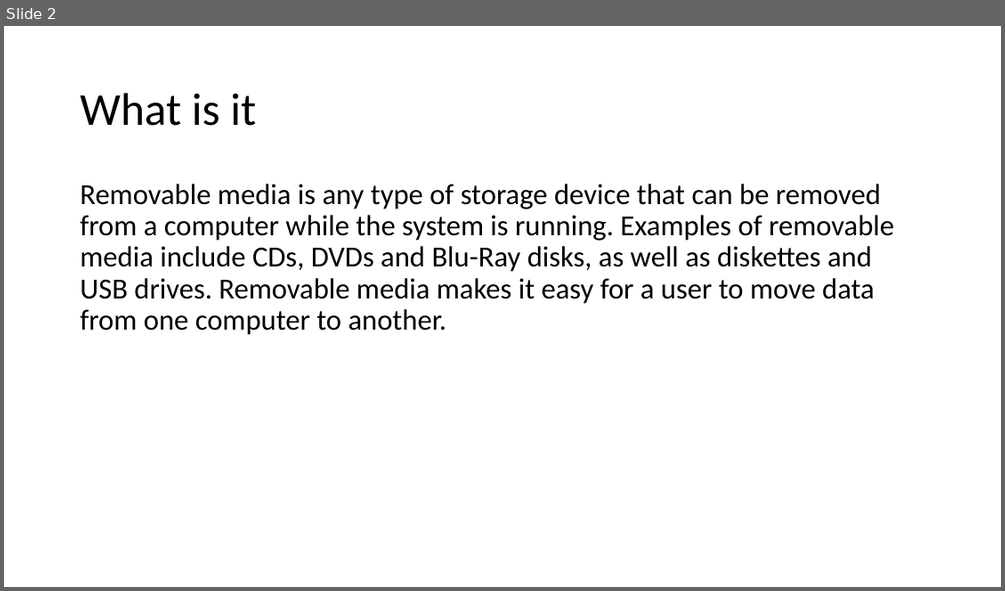
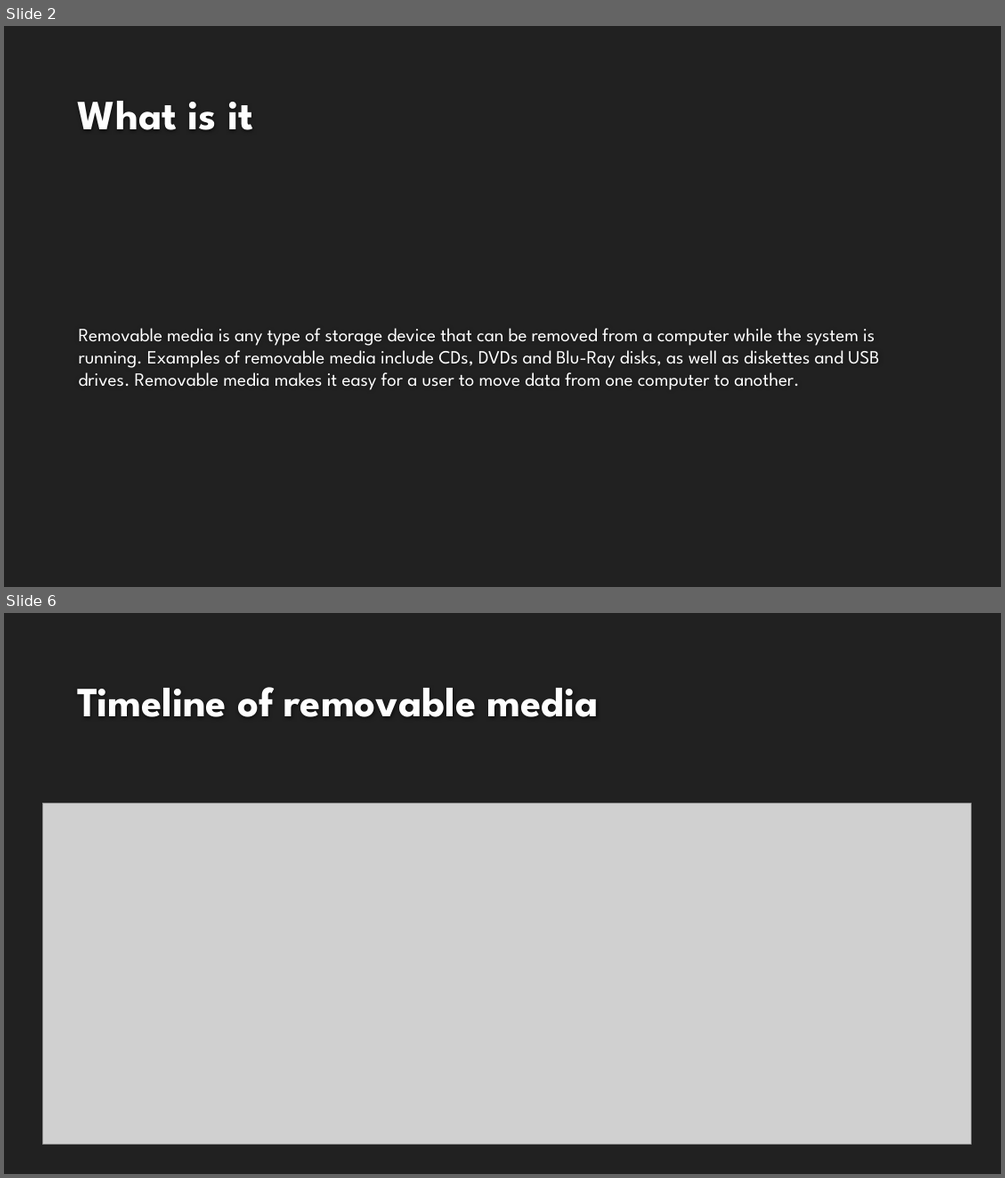
Before and after one commit to jmclean15/ICS3U0-SW, a slide deck: Model A work/Model.A4 Removable Media.pptx. Shown one above the other, each under a label of ours: slide 2 before the commit, slides 2 and 6 after it; the slides between them are not shown. The pictures are 1005x591 and 1005x1178 pixels, drawn with LibreOffice and Linux fonts; fonts in the diff are those of the drawing; grey boxes stand for pictures; background and template pictures are left out. Boxes give left, top, right and bottom in pixels: in the first picture for what was removed or moved away, otherwise in the second. Text is boxed around its words. In the diff, an @@ line names an element or a change of style, - is before the commit and + after.

```diff
--- a/Model A work/Model.A4 Removable Media.pptx
+++ b/Model A work/Model.A4 Removable Media.pptx
@@ slide 6 added at <box>4,613,1001,1174</box>, background #212121 @@
@@ title added at <box>78,687,599,717</box>, 40 pt, text #FEFEFE, bold @@
+Timeline of removable media
@@ picture added at <box>42,803,971,1144</box> @@
@@ slide 2 changed as well @@
@@ background #FFFFFF to #212121 @@
@@ title "What is it": place and size @@
-title "What is it" at <box>80,93,256,126</box>
+title "What is it" at <box>78,101,253,130</box>
@@ title "What is it" at <box>78,101,253,130</box>: size 44 to 40 pt, font Calibri to League Spartan, text colour #000000 to #FEFEFE, bold on; line spacing 0.9 to 1; vertical alignment middle to bottom @@
@@ text "Removable media is any type ...": place and size @@
-text "Removable media is any type ..." at <box>80,184,894,335</box>
+text "Removable media is any type ..." at <box>79,328,879,390</box>
@@ text "Removable media is any type ..." at <box>79,328,879,390</box>: size 28 to 18 pt, font Calibri to League Spartan, text colour #000000 to #FFFFFF; line spacing 0.9 to 1; vertical alignment top to middle @@
```
Also in this commit, not shown: 3 other slides changed, 2 other slides added, 1 slide removed.
